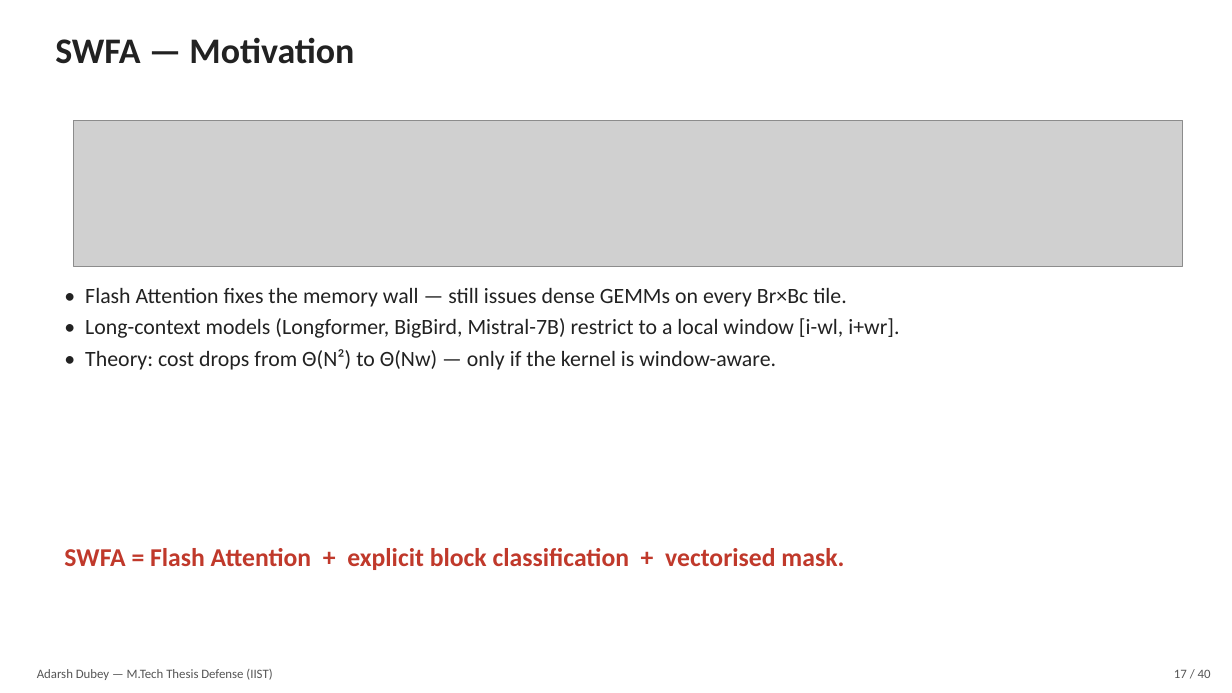
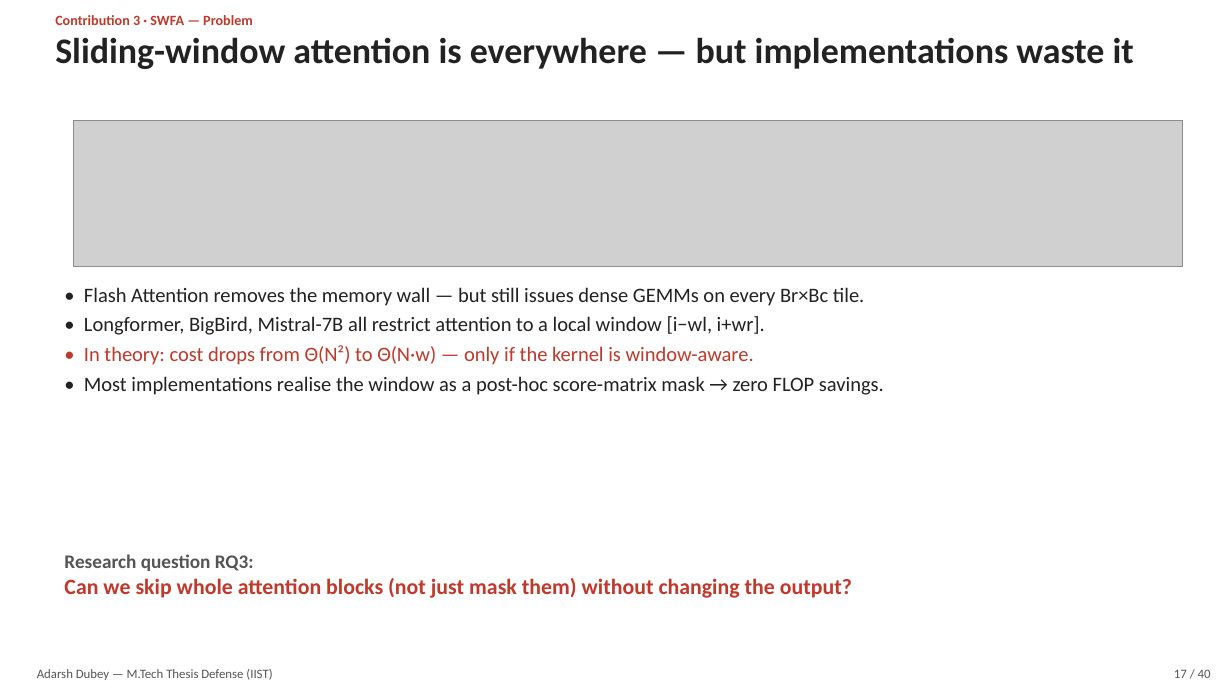
Before and after one commit to adubey-ai/mtech-thesis, a slide deck: slide 17 of thesis_defense.pptx. Drawn at 1232x693 pixels with LibreOffice and Linux fonts; fonts in the diff are those of the drawing; grey boxes stand for pictures. Boxes give left, top, right and bottom in pixels: in the first picture for what was removed or moved away, otherwise in the second. Text is boxed around its words. In the diff, an @@ line names an element or a change of style, - is before the commit and + after.

```diff
--- a/thesis_defense.pptx
+++ b/thesis_defense.pptx
@@ text at bbox=[55, 15, 253, 25]: text changed; size 28 to 11 pt; text colour #222222 to #C0392B @@
-SWFA — Motivation
+Contribution 3 · SWFA — Problem
@@ text added at bbox=[55, 37, 1134, 69], 28 pt, text #222222, bold @@
+Sliding-window attention is everywhere — but implementations waste it
@@ text at bbox=[84, 287, 884, 395]: text changed; size 17 to 16 pt @@
-• Flash Attention fixes the memory wall — still issues dense GEMMs on every Br×Bc tile.
-• Long-context models (Longformer, BigBird, Mistral-7B) restrict to a local window [i-wl, i+wr].
-• Theory: cost drops from Θ(N²) to Θ(Nw) — only if the kernel is window-aware.
+• Flash Attention removes the memory wall — but still issues dense GEMMs on every Br×Bc tile.
+• Longformer, BigBird, Mistral-7B all restrict attention to a local window [i−wl, i+wr].
+• In theory: cost drops from Θ(N²) to Θ(N·w) — only if the kernel is window-aware.
+• Most implementations realise the window as a post-hoc score-matrix mask → zero FLOP savings.
@@ text removed at bbox=[64, 548, 844, 570] @@
-SWFA = Flash Attention + explicit block classification + vectorised mask.
@@ text added at bbox=[64, 554, 852, 598], 17 pt, text #C0392B, bold @@
+Research question RQ3:
+Can we skip whole attention blocks (not just mask them) without changing the output?
```
Also in this commit, not shown: 30 other slides changed, 9 slides added, 9 slides removed, 1 other file.
